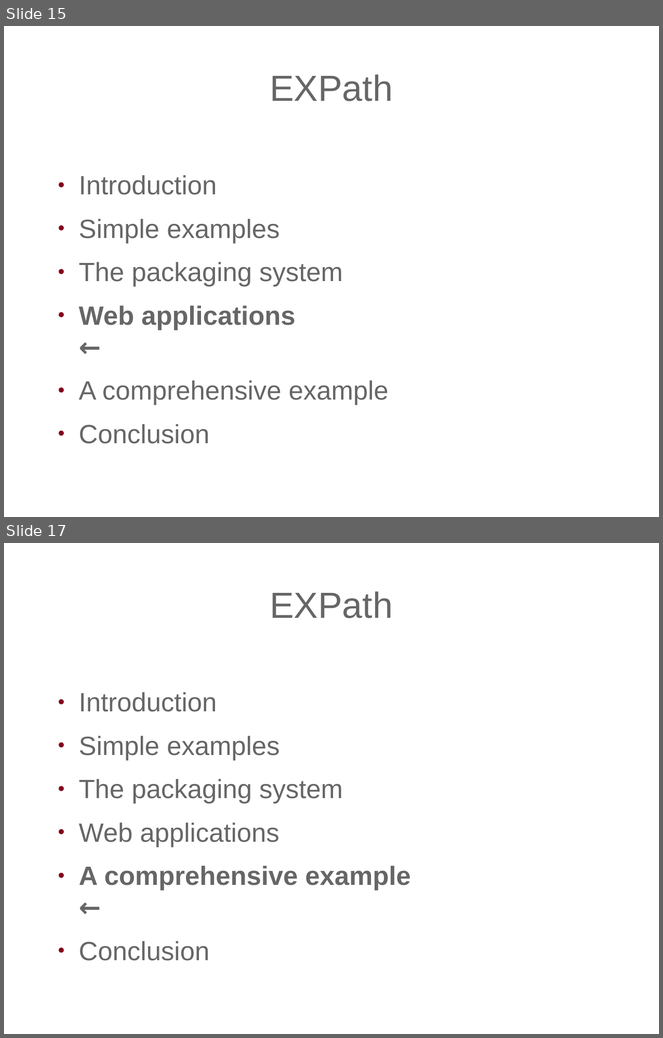
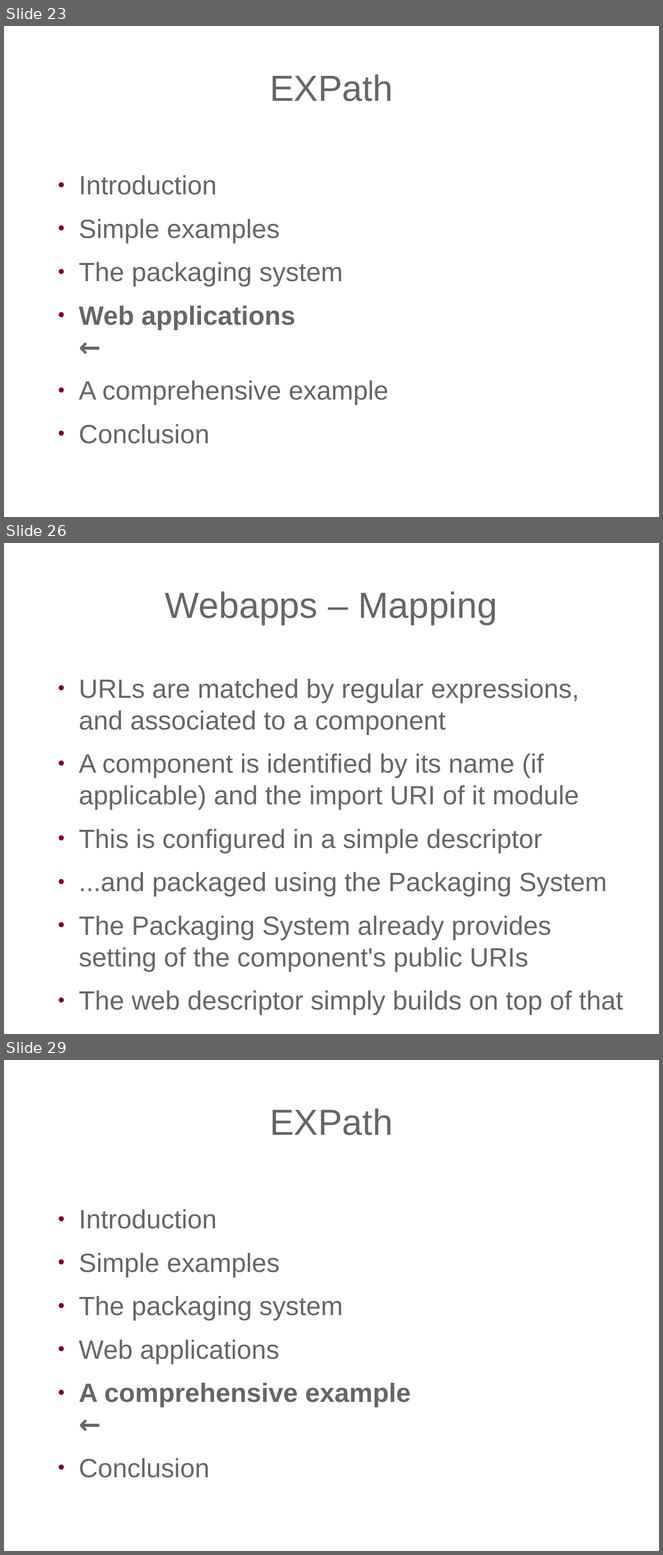
Before and after one commit to expath/expath-www, a slide deck: misc/2010-prague/presentation/fgeorges-expath.odp. Shown one above the other, each under a label of ours: slides 15 and 17 before the commit, slides 23, 26 and 29 after it; the slides between them are not shown. The pictures are 663x1038 and 663x1555 pixels, drawn with LibreOffice and Linux fonts; fonts in the diff are those of the drawing; background and template pictures are left out. Boxes give left, top, right and bottom in pixels: in the first picture for what was removed or moved away, otherwise in the second. Text is boxed around its words. In the diff, an @@ line names an element or a change of style, - is before the commit and + after.

```diff
--- a/misc/2010-prague/presentation/fgeorges-expath.odp
+++ b/misc/2010-prague/presentation/fgeorges-expath.odp
@@ slide 26 added at (4, 543, 659, 1034), background picture (left out) @@
@@ title added at (165, 591, 497, 625), 44 pt, text #666666 @@
+Webapps – Mapping
@@ text added at (79, 679, 623, 1016), 32 pt, text #666666 @@
+● URLs are matched by regular expressions, and associated to a component
+● A component is identified by its name (if applicable) and the import URI of it module
+● This is configured in a simple descriptor
+● ...and packaged using the Packaging System
+● The Packaging System already provides setting of the component's public URIs
+● The web descriptor simply builds on top of that
@@ what was slide 15 is now slide 23 @@
@@ what was slide 17 is now slide 29 @@
```
Also in this commit, not shown: 2 slides changed, 14 other slides added, 39 slides removed.
